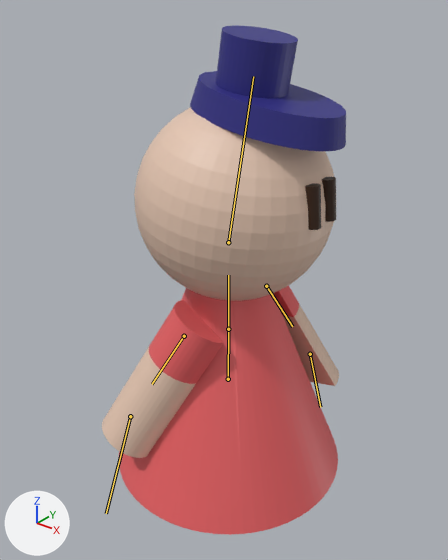
One commit to the glTF model player.glb: the scene before it, then after it.
The view is the same before and after, from a camera (50 mm lens) standing at (5.56, -7.07, 7.91) and looking at (-0.01, -0.11, 3.59). Lighting does not change. The marker at lower left points along +X, +Y and +Z. Both versions are drawn at frame 18 of the action 'Idle'; the numbers are the values there. The bones that bend it are drawn over the model as lines.

In view in the first picture: 'Body', 'Head', 'Left Hand', 'Right Hand'.
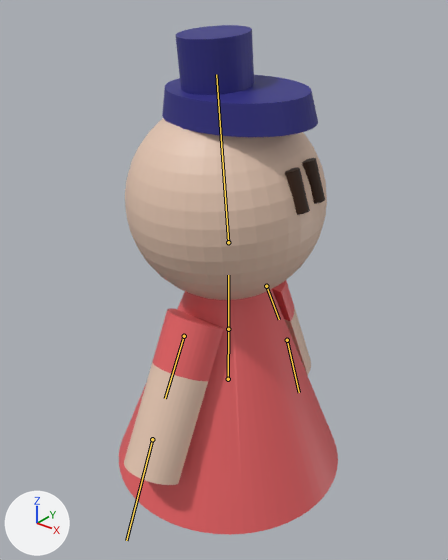
Pixel boxes (x1, y1, x2, y2) of what changed, in the pictures (448 x 560 px):
'Head', posed
    before: (134, 26, 346, 301)
    after: (125, 25, 327, 300)
'Right Hand', posed (17% narrower, 12% taller)
    before: (102, 300, 223, 458)
    after: (124, 308, 224, 485)
'Left Hand', posed
    before: (274, 285, 339, 386)
    after: (272, 280, 311, 375)
bone 'Bone.002', root to tip
    before: (184, 336) to (152, 384)
    after: (184, 336) to (165, 398)
bone 'Bone.004', root to tip
    before: (266, 286) to (292, 326)
    after: (266, 286) to (279, 319)
bone 'Bone.003', root to tip
    before: (228, 242) to (253, 76)
    after: (228, 242) to (216, 74)

The change in detail:
Bone 'Bone.002' (bone_bone_002) turns from (0, 0, 23) to (-6, 0, 0) degrees about its own x, y and z.
Bone 'Bone.004' (bone_bone_004) turns from (0, 0, -21) to (5, 0, 0) degrees about its own x, y and z.
Bone 'Bone.003' (bone_bone_003) turns from (0, 0, -9) to (6, 0, 0) degrees about its own x, y and z.
